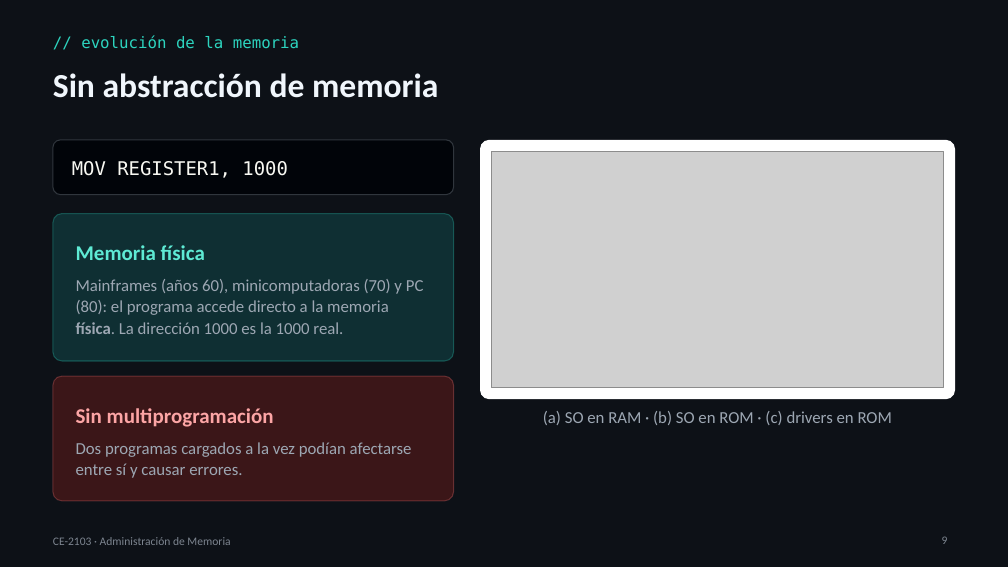
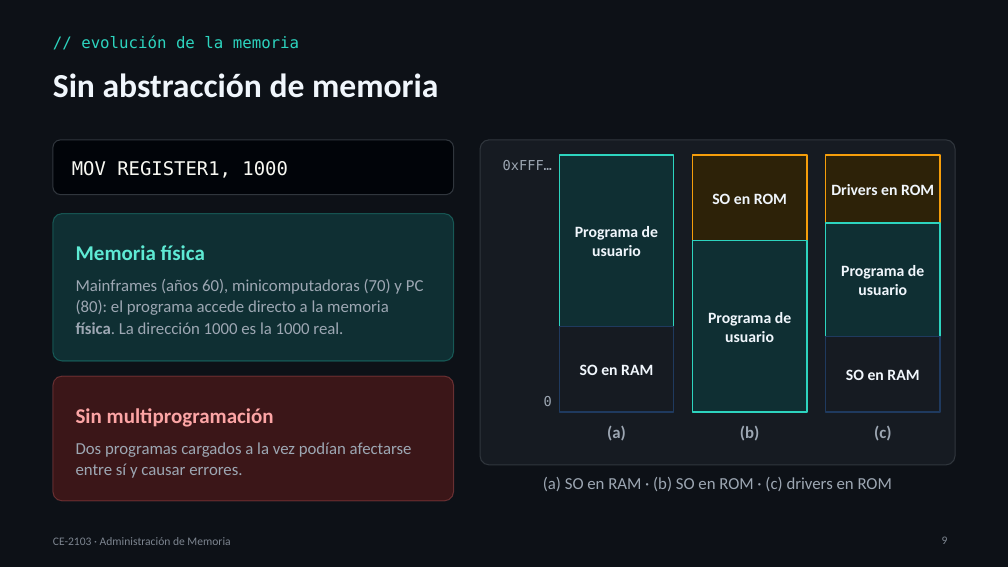
Before and after one commit to itcr-computer-engineering/data-structures-and-algorithms, a slide deck: slide 9 of presentaciones/ce-2103/Lección 01 - Administración de Memoria.pptx. Drawn at 1008x567 pixels with LibreOffice and Linux fonts; fonts in the diff are those of the drawing; grey boxes stand for pictures. Boxes give left, top, right and bottom in pixels: in the first picture for what was removed or moved away, otherwise in the second. Text is boxed around its words. In the diff, an @@ line names an element or a change of style, - is before the commit and + after.

```diff
--- a/presentaciones/ce-2103/Lección 01 - Administración de Memoria.pptx
+++ b/presentaciones/ce-2103/Lección 01 - Administración de Memoria.pptx
@@ rounded rectangle: place and size @@
-rounded rectangle at (480,140,955,399)
+rounded rectangle at (480,140,955,465)
@@ rounded rectangle at (480,140,955,465): fill #FFFFFF to #161B22; outline none to #30363D 1 pt; proportions changed @@
@@ picture removed at (492,151,944,388) @@
@@ text added at (503,160,552,170), 13 pt, text #9DA7B3 @@
+0xFFF…
@@ rectangle added at (560,155,674,327), fill #0F2F33, outline #2DD4BF 1.5 pt, 15 pt, text #F0F6FC, bold @@
+Programa de usuario
@@ rectangle added at (693,155,807,240), fill #2D2208, outline #F59E0B 1.5 pt, 15 pt, text #F0F6FC, bold @@
+SO en ROM
@@ rectangle added at (826,155,940,223), fill #2D2208, outline #F59E0B 1.5 pt, 15 pt, text #F0F6FC, bold @@
+Drivers en ROM
@@ rectangle added at (826,223,940,337), fill #0F2F33, outline #2DD4BF 1.5 pt, 15 pt, text #F0F6FC, bold @@
+Programa de usuario
@@ rectangle added at (693,240,807,412), fill #0F2F33, outline #2DD4BF 1.5 pt, 15 pt, text #F0F6FC, bold @@
+Programa de usuario
@@ rectangle added at (560,327,674,412), fill #161B22, outline #1F3A5F 1.5 pt, 15 pt, text #F0F6FC, bold @@
+SO en RAM
@@ rectangle added at (826,337,940,412), fill #161B22, outline #1F3A5F 1.5 pt, 15 pt, text #F0F6FC, bold @@
+SO en RAM
@@ text added at (544,396,552,406), 13 pt, text #9DA7B3 @@
+0
@@ text added at (607,426,626,441), 16 pt, text #9DA7B3, bold @@
+(a)
@@ text added at (740,426,759,440), 16 pt, text #9DA7B3, bold @@
+(b)
@@ text added at (874,426,891,441), 16 pt, text #9DA7B3, bold @@
+(c)
@@ text "(a) SO en RAM · ...": place and size @@
-text "(a) SO en RAM · ..." at (543,411,892,425)
+text "(a) SO en RAM · ..." at (543,477,892,491)
```
Also in this commit, not shown: 3 other slides changed, 3 other files.
